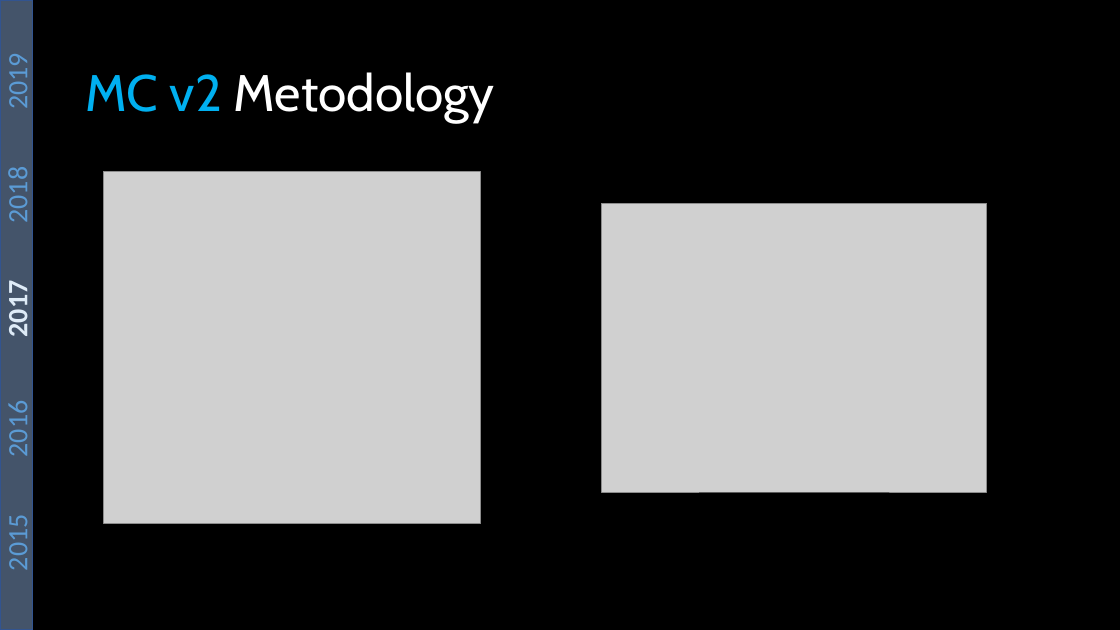
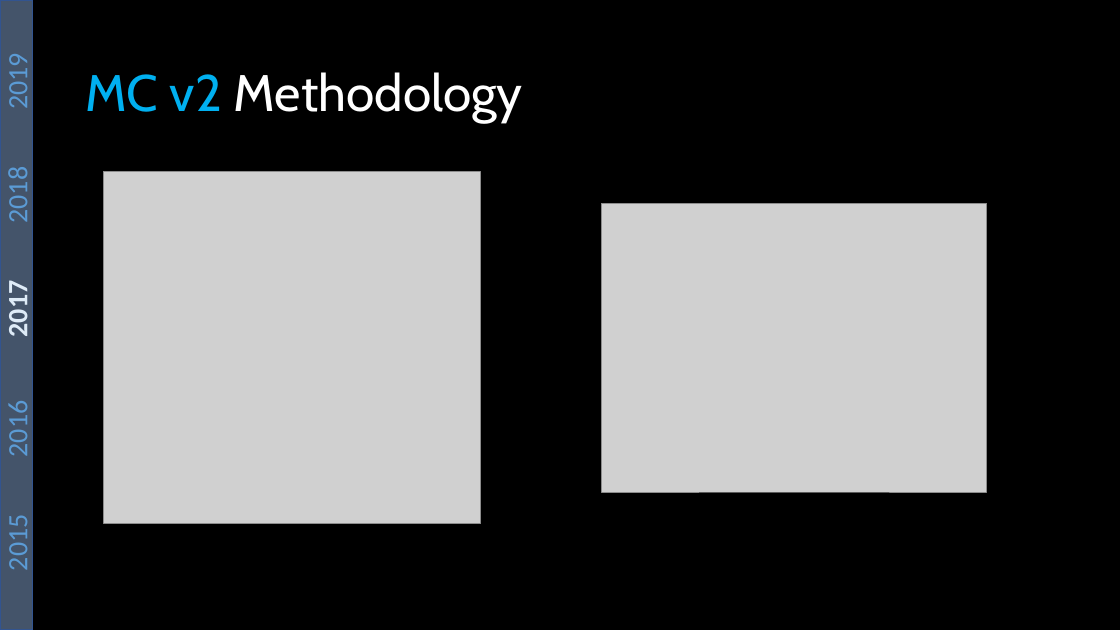
Before and after one commit to lady-pandas/is-prediction-still-difficult, a slide deck: slide 9 of presentation/Is prediction STILL difficult.pptx. Drawn at 1120x630 pixels with LibreOffice and Linux fonts; fonts in the diff are those of the drawing; grey boxes stand for pictures. Boxes give left, top, right and bottom in pixels: in the first picture for what was removed or moved away, otherwise in the second. Text is boxed around its words. In the diff, an @@ line names an element or a change of style, - is before the commit and + after.

```diff
--- a/presentation/Is prediction STILL difficult.pptx
+++ b/presentation/Is prediction STILL difficult.pptx
@@ title at box(85, 72, 523, 122): text changed @@
-MC v2 Metodology
+MC v2 Methodology
```
Also in this commit, not shown: 7 other slides changed, 1 other file.
